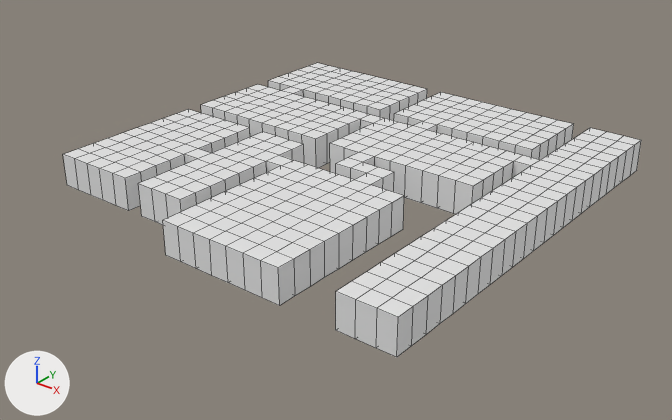
The Blender file room-generator/Recursive Division Rooms Generator.blend as it was, and as the next commit left it.
Rendered twice from a 50 mm lens placed at (20.9, -59.5, 25.7), pointed at (-14.1, -15.7, -1.4). Arrows for +X, +Y and +Z are at lower left; the lights stay in place. Mesh edges are drawn as thin lines.
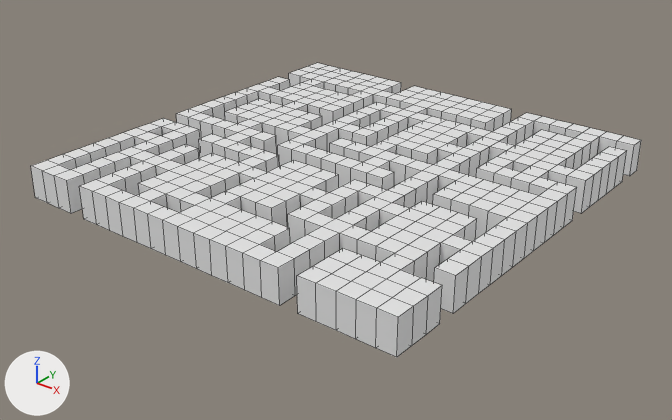
Pixel boxes [x1, y1, x2, y2] of what changed, in the pictures (672 x 420 px):
'Cube.420', reshaped: before [63, 63, 641, 357]; after [31, 63, 641, 357]
part 1 of me_cube_61456, added: after [297, 171, 491, 330]
part 2 of me_cube_61456, added: after [31, 154, 178, 255]
part 3 of me_cube_61456, added: after [292, 145, 347, 173]

Patch to the scene script:
```diff
--- a/room-generator/Recursive Division Rooms Generator.blend.py
+++ b/room-generator/Recursive Division Rooms Generator.blend.py
@@ me_cube_61456 @@
 # used by ob_cube_420; location = (0.0, 0.0, 0.0)
-me_cube_61456.from_pydata(...)  # 1048 vertices, 1046 faces; spans x -28.8..0.0, y -28.8..0.0, z 0.0..2.2
+me_cube_61456.from_pydata(...)  # 1152 vertices, 1190 faces; spans x -28.8..0.0, y -28.8..0.0, z 0.0..2.2
+# me_cube_61456 part 1: 56 vertices added at x -8.8..-5.0, y -28.8..-15.0, z 0.0..2.2
+# me_cube_61456 part 2: 40 vertices added at x -28.8..-17.5, y -28.8..-27.5, z 0.0..2.2
+# me_cube_61456 part 3: 8 vertices added at x -16.2..-15.0, y -16.2..-15.0, z 0.0..2.2
```
